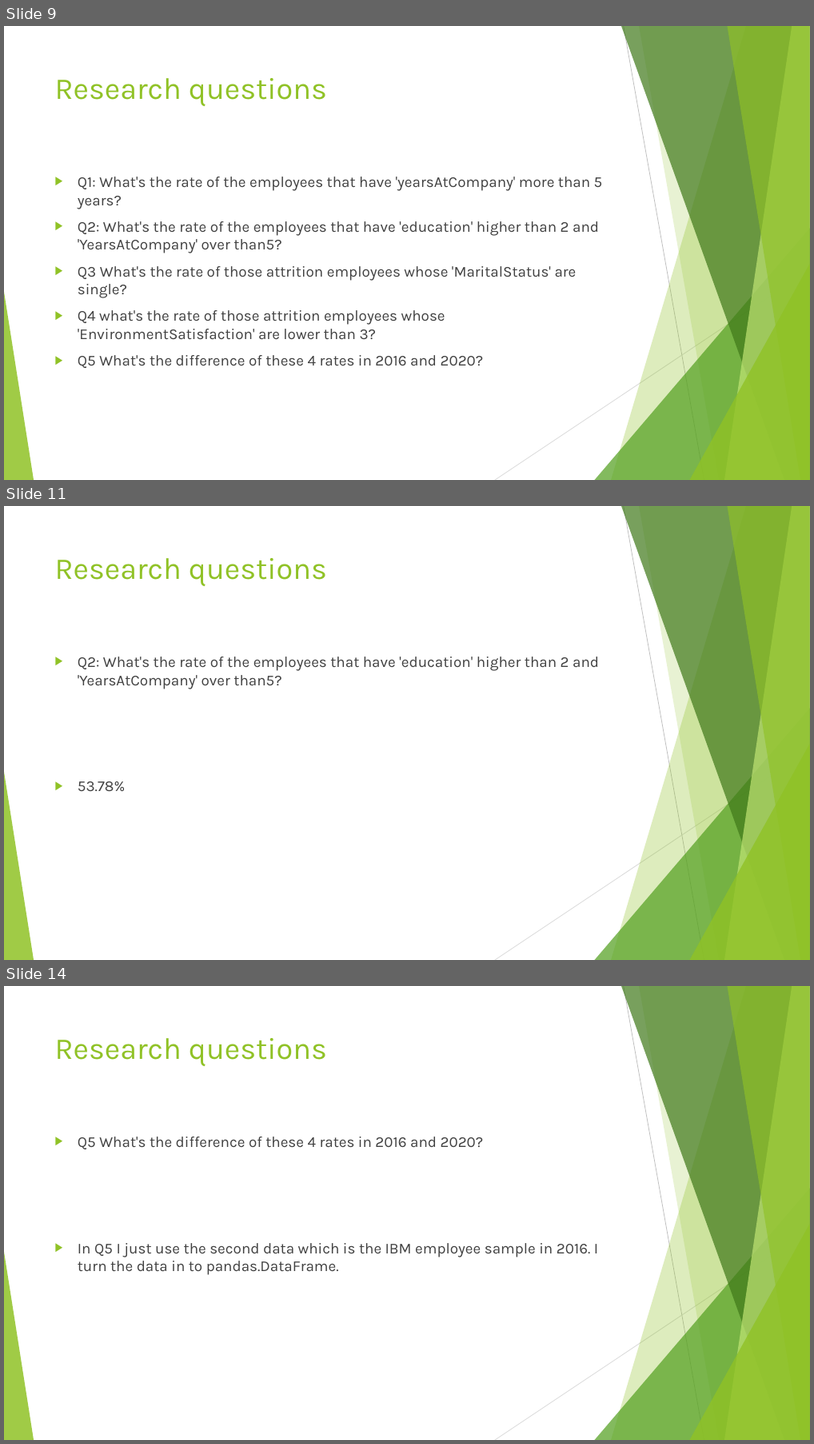
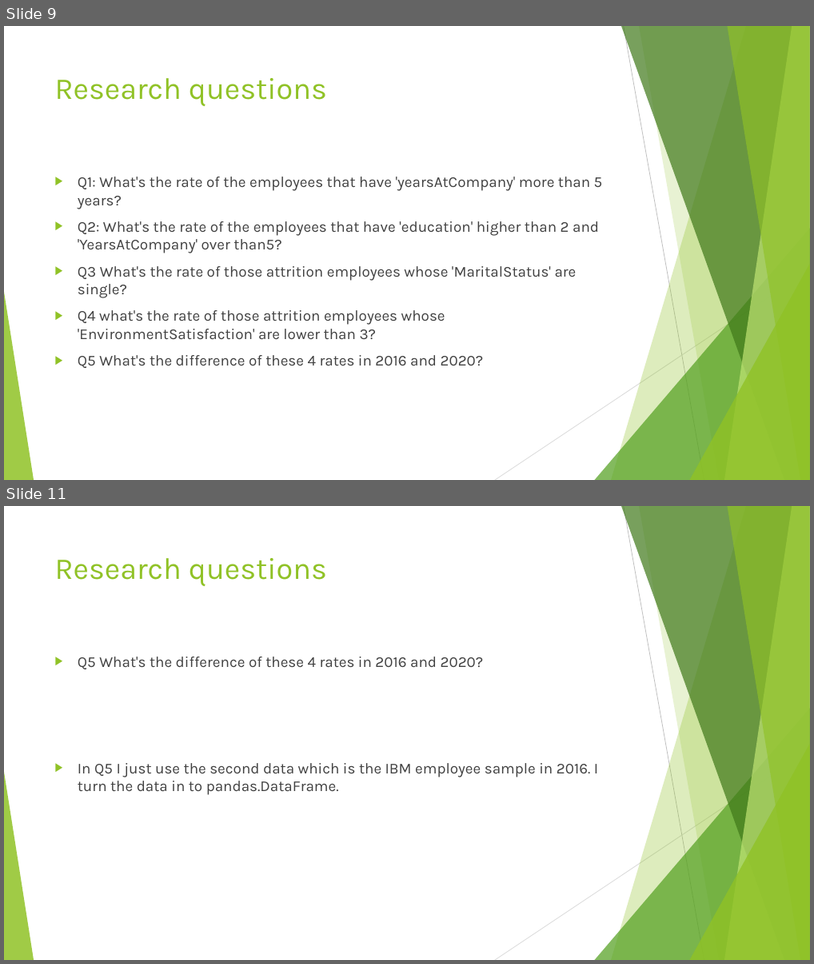
Before and after one commit to Destiny-G1997/AIM-5001, a slide deck: Final project Data/Final Project Presentation.pptx. Shown one above the other, each under a label of ours: slides 9, 11 and 14 before the commit, slides 9 and 11 after it; the slides between them are not shown. The pictures are 814x1444 and 814x964 pixels, drawn with LibreOffice and Linux fonts; fonts in the diff are those of the drawing. Boxes give left, top, right and bottom in pixels: in the first picture for what was removed or moved away, otherwise in the second. Text is boxed around its words. In the diff, an @@ line names an element or a change of style, - is before the commit and + after.

```diff
--- a/Final project Data/Final Project Presentation.pptx
+++ b/Final project Data/Final Project Presentation.pptx
@@ slide 11 removed at (x1=4, y1=506, x2=810, y2=960), background #FFFFFF; not listed: 10 template elements that a slide beside it also shows @@
@@ title removed at (x1=55, y1=558, x2=327, y2=586) @@
-Research questions
@@ text removed at (x1=78, y1=656, x2=599, y2=791) @@
-▶ Q2: What's the rate of the employees that have 'education' higher than 2 and 'YearsAtCompany' over than5?
-▶ 53.78%
@@ what was slide 14 is now slide 11 @@
```
Also in this commit, not shown: 1 slide changed, 1 slide added, 2 other slides removed.
